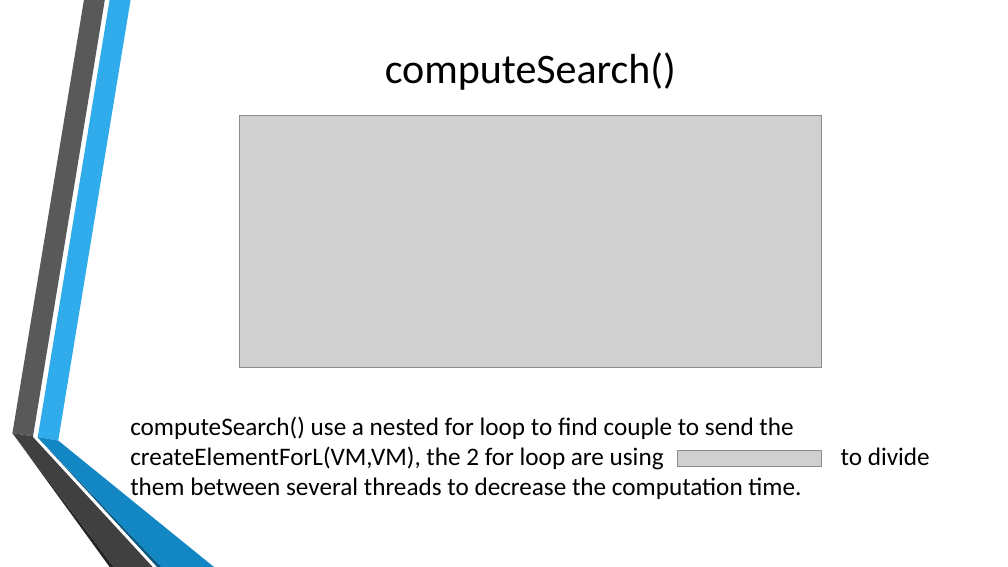
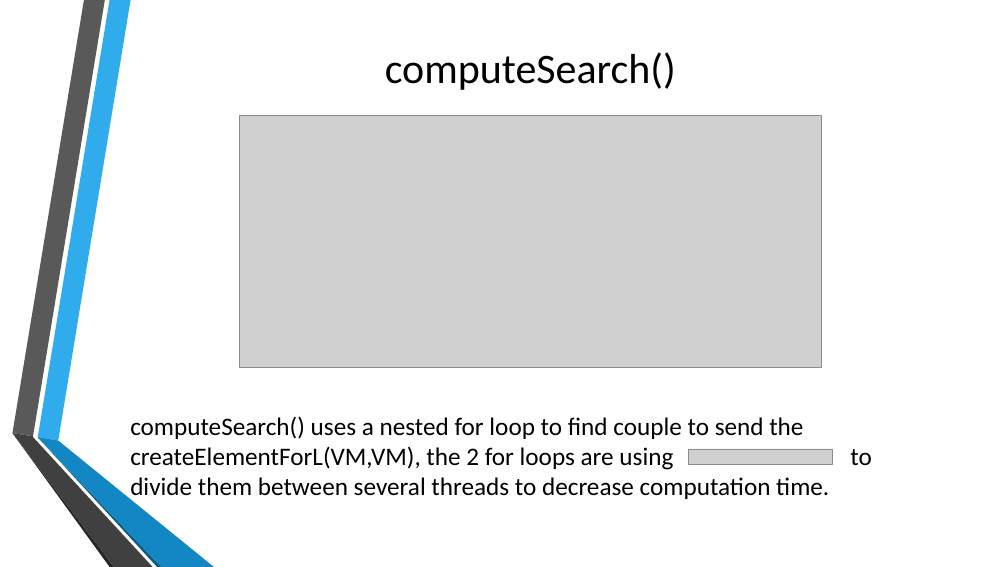
Before and after one commit to Mick95/ParallelProject, a slide deck: slide 6 of projectP/Presentation.pptx. Drawn at 1008x567 pixels with LibreOffice and Linux fonts; fonts in the diff are those of the drawing; grey boxes stand for pictures; background and template pictures are left out. Boxes give left, top, right and bottom in pixels: in the first picture for what was removed or moved away, otherwise in the second. Text is boxed around its words. In the diff, an @@ line names an element or a change of style, - is before the commit and + after.

```diff
--- a/projectP/Presentation.pptx
+++ b/projectP/Presentation.pptx
@@ text at [130, 416, 871, 502]: text changed @@
-computeSearch() use a nested for loop to find couple to send the createElementForL(VM,VM), the 2 for loop are using to divide them between several threads to decrease the computation time.
+computeSearch() uses a nested for loop to find couple to send the createElementForL(VM,VM), the 2 for loops are using to divide them between several threads to decrease computation time.
@@ picture: place and size @@
-picture at [678, 451, 822, 467]
+picture at [689, 449, 833, 465]
```
Also in this commit, not shown: 9 other slides changed.
